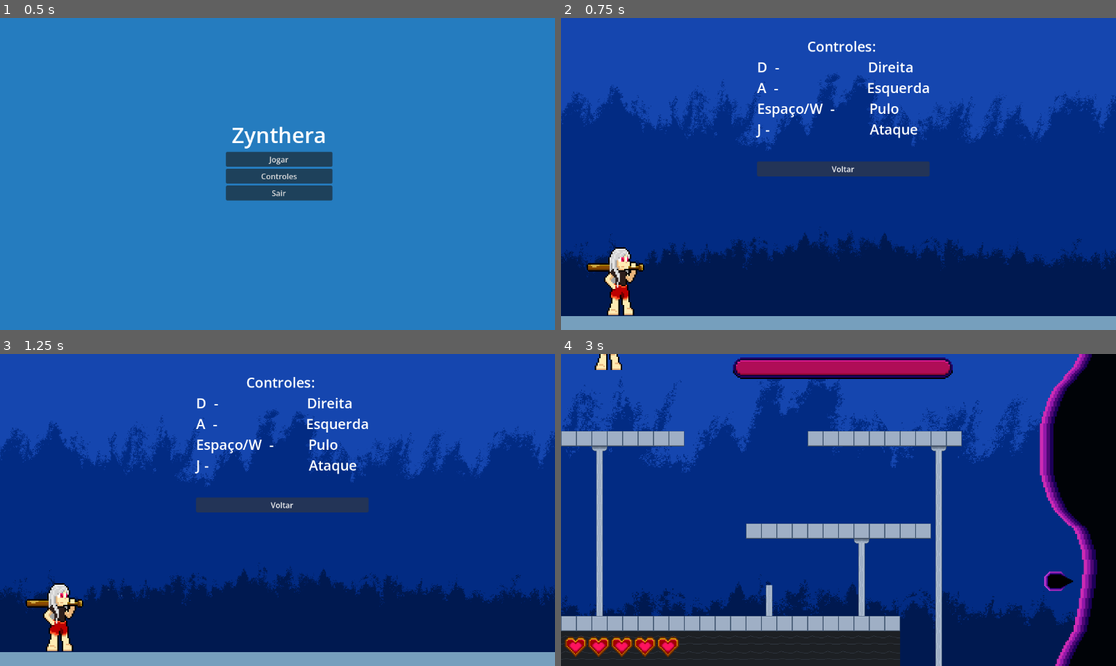
Above: before the commit, frames 1-4 (two rows, left to right).
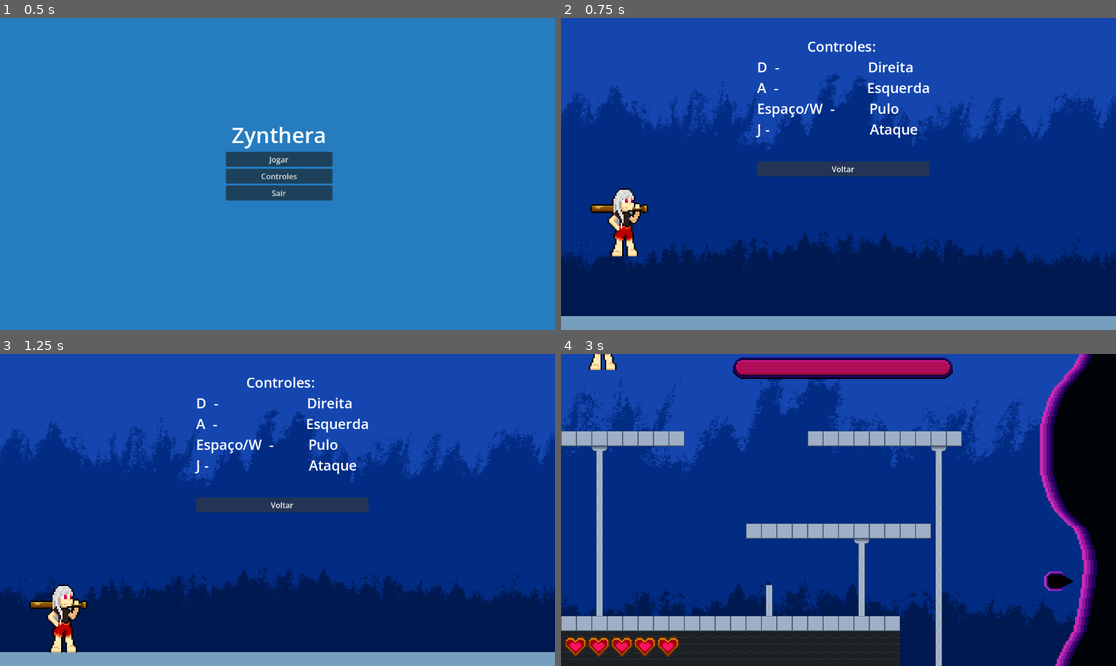
Above: after the commit, the same moments.

Repository: maribrincadeirinhas-max/Zynthera
Game: Godot game, scene res://cenas/menu.tscn
Same seed, same stepped clock (60 frames per second), same inputs: the game is played once before the commit and once after it.
Inputs (mouse positions are in pixels of both pictures, inside the frame that each line leads up to):
- Up to frame 1 (0.5 s): no input
- Up to frame 2 (0.75 s): click "Controles" at 0.5 s
- Up to frame 3 (1.25 s): no input
- Up to frame 4 (3 s): click "Voltar" at 1.25 s; click "Jogar" at 2 s; tap Enter (ui_accept) at 2.75 s; move the mouse to (960, 494) at 2.77 s; hold D (direita) from 2.78 s (still down); tap J (ataque_jogador) at 2.85 s

Frame 1 is identical in both runs. In frame 2, 2.0% of the frame differs, in the area x 4-16%, y 54-96%; in frame 3, 1.0%; in frame 4, 0.2%.

Commit message:
Atualizações
Som do taco, som nos botões e pequena mudança nos sprites do personagem

Diff:
--- a/cenas/controles.tscn
+++ b/cenas/controles.tscn
@@ -3,6 +3,7 @@
 [ext_resource type="Script" uid="uid://bltsesxmlk4u1" path="res://scripts/voltar.gd" id="1_jnpgl"]
 [ext_resource type="Texture2D" uid="uid://cwp3jdtpy8peu" path="res://pixelArt/ceu2.png" id="2_12apv"]
 [ext_resource type="PackedScene" uid="uid://cq3t26jjck4m" path="res://cenas/personagem.tscn" id="3_dgicp"]
+[ext_resource type="AudioStream" uid="uid://durmw3h4p42yk" path="res://sons/click_de_botao.mp3" id="4_dgicp"]
 
 [sub_resource type="RectangleShape2D" id="RectangleShape2D_ktflw"]
 size = Vector2(1193, 60)
@@ -56,7 +57,7 @@
 [node name="StaticBody2D" type="StaticBody2D" parent="." unique_id=2128020258]
 
 [node name="Collision" type="CollisionShape2D" parent="StaticBody2D" unique_id=692164905]
-position = Vector2(590, 647)
+position = Vector2(592, 650)
 shape = SubResource("RectangleShape2D_ktflw")
 
 [node name="Collisionparede" type="CollisionShape2D" parent="StaticBody2D" unique_id=254855352]
@@ -72,6 +73,10 @@
 shape = SubResource("RectangleShape2D_ktflw")
 
 [node name="jogador" parent="." unique_id=494420206 instance=ExtResource("3_dgicp")]
-position = Vector2(150, 537)
+position = Vector2(158, 405)
+
+[node name="AudioStreamPlayer2D" type="AudioStreamPlayer2D" parent="." unique_id=1387965650]
+stream = ExtResource("4_dgicp")
 
 [connection signal="button_down" from="VBoxContainer/voltar_btn" to="." method="_on_voltar_btn_button_down"]
+[connection signal="mouse_entered" from="VBoxContainer/voltar_btn" to="." method="_on_voltar_btn_mouse_entered"]
--- a/cenas/menu.tscn
+++ b/cenas/menu.tscn
@@ -1,6 +1,7 @@
 [gd_scene format=3 uid="uid://dcqy05vt1roxf"]
 
 [ext_resource type="Script" uid="uid://ddcgggiy6incc" path="res://scripts/menu.gd" id="1_64url"]
+[ext_resource type="AudioStream" uid="uid://durmw3h4p42yk" path="res://sons/click_de_botao.mp3" id="2_nbnbt"]
 
 [sub_resource type="FontVariation" id="FontVariation_nbnbt"]
 
@@ -55,6 +56,12 @@
 layout_mode = 2
 text = "Sair"
 
+[node name="AudioStreamPlayer2D" type="AudioStreamPlayer2D" parent="." unique_id=1408923249]
+stream = ExtResource("2_nbnbt")
+
 [connection signal="button_down" from="VBoxContainer/play_btn" to="." method="_on_play_btn_button_down"]
+[connection signal="mouse_entered" from="VBoxContainer/play_btn" to="." method="_on_play_btn_mouse_entered"]
 [connection signal="button_down" from="VBoxContainer/controles_btn" to="." method="_on_controles_btn_button_down"]
+[connection signal="mouse_entered" from="VBoxContainer/controles_btn" to="." method="_on_controles_btn_mouse_entered"]
 [connection signal="button_down" from="VBoxContainer/exit_btn" to="." method="_on_exit_btn_button_down"]
+[connection signal="mouse_entered" from="VBoxContainer/exit_btn" to="." method="_on_exit_btn_mouse_entered"]
--- a/cenas/personagem.tscn
+++ b/cenas/personagem.tscn
@@ -3,27 +3,29 @@
 [ext_resource type="Script" uid="uid://dp5jxm45isvjy" path="res://scripts/personagem.gd" id="1_c6r7t"]
 [ext_resource type="Texture2D" uid="uid://c77sf8m23odr7" path="res://pixelArt/jogador/personagemP1.png" id="1_tyg5f"]
 [ext_resource type="Texture2D" uid="uid://bfx8e04c2itlw" path="res://pixelArt/jogador/personagemP2.png" id="2_c6r7t"]
-[ext_resource type="Texture2D" uid="uid://des4wgmaml30v" path="res://pixelArt/jogador/personagem_ataqueP6.png" id="2_rbten"]
+[ext_resource type="Texture2D" uid="uid://bpxdy5chxrgit" path="res://pixelArt/jogador/personagemP6.png" id="2_g4ww8"]
 [ext_resource type="Texture2D" uid="uid://bxecot70svl22" path="res://pixelArt/jogador/personagemP3.png" id="3_d05dr"]
-[ext_resource type="Texture2D" uid="uid://d2rvy6bpbe06p" path="res://pixelArt/jogador/personagem_ataqueP7.png" id="3_p2ucq"]
+[ext_resource type="Texture2D" uid="uid://bobx16aclj4se" path="res://pixelArt/jogador/personagemP7.png" id="3_tyx55"]
 [ext_resource type="Texture2D" uid="uid://bej117r11k7k6" path="res://pixelArt/jogador/personagemP5.png" id="4_foddy"]
-[ext_resource type="Texture2D" uid="uid://cu0dvbo2808ya" path="res://pixelArt/jogador/personagem_ataqueP8.png" id="4_g4ww8"]
-[ext_resource type="Texture2D" uid="uid://d0s78wp5pwm7r" path="res://pixelArt/jogador/personagem_ataqueP9.png" id="5_tyx55"]
+[ext_resource type="Texture2D" uid="uid://0wh5vqeghnkt" path="res://pixelArt/jogador/personagemP8.png" id="4_n4dvy"]
+[ext_resource type="Texture2D" uid="uid://mmbyoasx4c6r" path="res://pixelArt/jogador/personagemP9.png" id="5_souwo"]
+[ext_resource type="AudioStream" uid="uid://1wy7s47gqvod" path="res://sons/sfx_sounds_falling1.wav" id="10_p2ucq"]
+[ext_resource type="AudioStream" uid="uid://diq7pegf8mkp" path="res://sons/videoplayback.mp3" id="11_g4ww8"]
 
 [sub_resource type="SpriteFrames" id="SpriteFrames_3o8vf"]
 animations = [{
 "frames": [{
 "duration": 0.5,
-"texture": ExtResource("2_rbten")
+"texture": ExtResource("2_g4ww8")
 }, {
 "duration": 1.0,
-"texture": ExtResource("3_p2ucq")
+"texture": ExtResource("3_tyx55")
 }, {
 "duration": 1.0,
-"texture": ExtResource("4_g4ww8")
+"texture": ExtResource("4_n4dvy")
 }, {
 "duration": 3.0,
-"texture": ExtResource("5_tyx55")
+"texture": ExtResource("5_souwo")
 }],
 "loop": false,
 "name": &"ataque",
@@ -64,8 +66,8 @@
 height = 47.333332
 
 [sub_resource type="CapsuleShape2D" id="CapsuleShape2D_g4ww8"]
-radius = 18.907883
-height = 52.04888
+radius = 17.216522
+height = 47.284622
 
 [node name="jogador" type="CharacterBody2D" unique_id=494420206]
 position = Vector2(81, 88)
@@ -94,9 +96,19 @@
 [node name="rebater" type="Area2D" parent="." unique_id=1740296873]
 
 [node name="CollisionShape" type="CollisionShape2D" parent="rebater" unique_id=53597110]
-position = Vector2(1.6666665, 1.333334)
+position = Vector2(0.99999976, 0.33333397)
 rotation = 0.8487239
 shape = SubResource("CapsuleShape2D_g4ww8")
 
+[node name="Sons" type="Node" parent="." unique_id=2083271710]
+
+[node name="rebate" type="AudioStreamPlayer2D" parent="Sons" unique_id=1874708174]
+position = Vector2(81, 88)
+scale = Vector2(3, 3)
+stream = ExtResource("10_p2ucq")
+
+[node name="somDoTaco" type="AudioStreamPlayer2D" parent="Sons" unique_id=147720356]
+stream = ExtResource("11_g4ww8")
+
 [connection signal="area_entered" from="corpo" to="." method="_on_area_2d_area_entered"]
 [connection signal="area_entered" from="rebater" to="." method="_on_rebater_area_entered"]
--- a/cenas/tela_derrota.tscn
+++ b/cenas/tela_derrota.tscn
@@ -1,6 +1,7 @@
 [gd_scene format=3 uid="uid://clq0wlxuihvij"]
 
 [ext_resource type="Script" uid="uid://dtphlkek2pgqp" path="res://scripts/tela_derrota.gd" id="1_iikij"]
+[ext_resource type="AudioStream" uid="uid://durmw3h4p42yk" path="res://sons/click_de_botao.mp3" id="2_agjt5"]
 
 [node name="Control" type="Control" unique_id=715167197]
 layout_mode = 3
@@ -33,4 +34,8 @@
 layout_mode = 2
 text = "Voltar ao menu principal"
 
+[node name="AudioStreamPlayer2D" type="AudioStreamPlayer2D" parent="." unique_id=1179204331]
+stream = ExtResource("2_agjt5")
+
 [connection signal="button_down" from="VBoxContainer/menu_btn" to="." method="_on_menu_btn_button_down"]
+[connection signal="mouse_entered" from="VBoxContainer/menu_btn" to="." method="_on_menu_btn_mouse_entered"]
--- a/cenas/tela_vitoria.tscn
+++ b/cenas/tela_vitoria.tscn
@@ -1,6 +1,7 @@
 [gd_scene format=3 uid="uid://dxlq7gi5ohoth"]
 
 [ext_resource type="Script" uid="uid://cngqlga858x8i" path="res://scripts/tela_vitoria.gd" id="1_hrlbq"]
+[ext_resource type="AudioStream" uid="uid://durmw3h4p42yk" path="res://sons/click_de_botao.mp3" id="2_hft8k"]
 
 [node name="Control" type="Control" unique_id=1915974471]
 layout_mode = 3
@@ -43,4 +44,9 @@
 layout_mode = 2
 text = "Voltar ao menu principal"
 
+[node name="AudioStreamPlayer2D" type="AudioStreamPlayer2D" parent="." unique_id=699075930]
+stream = ExtResource("2_hft8k")
+
+[connection signal="mouse_entered" from="VBoxContainer/prox_fase_btn" to="." method="_on_prox_fase_btn_mouse_entered"]
 [connection signal="button_down" from="VBoxContainer/menu_btn" to="." method="_on_menu_btn_button_down"]
+[connection signal="mouse_entered" from="VBoxContainer/menu_btn" to="." method="_on_menu_btn_mouse_entered"]
--- a/scripts/inimigo_geleia.gd
+++ b/scripts/inimigo_geleia.gd
@@ -1,8 +1,6 @@
 extends CharacterBody2D
 
-
 @export var tempo_entre_tiros := 1.5
-
 var projetil_geleia = preload("res://cenas/projetil_geleia.tscn")
 @onready var spawn_point = $Marker2D
 @onready var spawn_point2 = $Marker2D2
@@ -27,8 +25,6 @@
 	projetil.name = "inimigo_projetil"
 	projetil.initialize(ponto.global_position, Vector2.LEFT)
 
-
-
 func _on_area_2d_area_entered(area: Area2D) -> void:
 	if (area.name.begins_with("projetil_rebatido")):
 		Sistemajogo.recDano_boss_fase1(1)
--- a/scripts/menu.gd
+++ b/scripts/menu.gd
@@ -1,4 +1,6 @@
 extends Control
+
+@onready var somBtn : AudioStreamPlayer2D = $AudioStreamPlayer2D
 
 func _on_play_btn_button_down() -> void:
 	get_tree().change_scene_to_file("res://cenas/fase1.tscn")
@@ -7,6 +9,17 @@
 func _on_exit_btn_button_down() -> void:
 	get_tree().quit()
 
-
 func _on_controles_btn_button_down() -> void:
 	get_tree().change_scene_to_file("res://cenas/controles.tscn")
+
+func _on_play_btn_mouse_entered() -> void:
+	som_de_click()
+
+func _on_controles_btn_mouse_entered() -> void:
+	som_de_click()
+
+func _on_exit_btn_mouse_entered() -> void:
+	som_de_click()
+
+func som_de_click():
+	somBtn.play()
--- a/scripts/personagem.gd
+++ b/scripts/personagem.gd
@@ -6,6 +6,8 @@
 @onready var zona_morte = $"../Area2D"
 @onready var fase1 = $".."
 var atacando = false
+@onready var somRebater : AudioStreamPlayer2D = $Sons/rebate
+@onready var somDoTaco : AudioStreamPlayer2D = $Sons/somDoTaco
 
 func _physics_process(delta: float) -> void:
 
@@ -33,6 +35,7 @@
 
 	if Input.is_action_just_pressed("ataque_jogador"):
 		ataque()
+		som_Do_Taco()
 		velocity.x = move_toward(velocity.x, 0, SPEED)
 		rebater_projeteis()
 
@@ -49,6 +52,7 @@
 
 	for area in areas:
 		if area.has_method("rebater"):
+			som_de_rebater()
 			area.rebater(Vector2.RIGHT)
 
 func _on_area_2_dzona_body_entered(body: Node2D) -> void:
@@ -59,3 +63,9 @@
 func _on_area_2d_area_entered(area: Area2D) -> void:
 	if (area.name.begins_with("inimigo_projetil")):
 			Sistemajogo.receber_dano(1)
+
+func som_de_rebater():
+	somRebater.play()
+
+func som_Do_Taco():
+	somDoTaco.play()
--- a/scripts/projetil_geleia.gd
+++ b/scripts/projetil_geleia.gd
@@ -2,7 +2,6 @@
 
 var velocidade = 300
 var direction = Vector2.LEFT
-
 
 func _process(delta: float) -> void:
 	position += direction * velocidade * delta
--- a/scripts/tela_derrota.gd
+++ b/scripts/tela_derrota.gd
@@ -1,4 +1,9 @@
 extends Control
+
+@onready var somBtn : AudioStreamPlayer2D = $AudioStreamPlayer2D
 
 func _on_menu_btn_button_down() -> void:
 	get_tree().change_scene_to_file("res://cenas/menu.tscn")
+
+func _on_menu_btn_mouse_entered() -> void:
+	somBtn.play()
--- a/scripts/tela_vitoria.gd
+++ b/scripts/tela_vitoria.gd
@@ -1,4 +1,12 @@
 extends Control
+
+@onready var somBtn : AudioStreamPlayer2D = $AudioStreamPlayer2D
 
 func _on_menu_btn_button_down() -> void:
 	get_tree().change_scene_to_file("res://cenas/menu.tscn")
+
+func _on_menu_btn_mouse_entered() -> void:
+	somBtn.play()
+
+func _on_prox_fase_btn_mouse_entered() -> void:
+	somBtn.play()
--- a/scripts/voltar.gd
+++ b/scripts/voltar.gd
@@ -1,5 +1,9 @@
 extends Control
 
+@onready var somBtn : AudioStreamPlayer2D = $AudioStreamPlayer2D
 
 func _on_voltar_btn_button_down() -> void:
 	get_tree().change_scene_to_file("res://cenas/menu.tscn")
+
+func _on_voltar_btn_mouse_entered() -> void:
+	somBtn.play()
Binary file added: pixelArt/jogador/personagemP6.png
Not shown, changed: pixelArt/jogador/personagemP6.png.import
Binary file added: pixelArt/jogador/personagemP7.png
Not shown, changed: pixelArt/jogador/personagemP7.png.import
Binary file added: pixelArt/jogador/personagemP8.png
Not shown, changed: pixelArt/jogador/personagemP8.png.import
Binary file added: pixelArt/jogador/personagemP9.png
Not shown, changed: pixelArt/jogador/personagemP9.png.import
Binary file removed: pixelArt/jogador/personagem_ataqueP6.png
Binary file removed: pixelArt/jogador/personagem_ataqueP7.png
Binary file removed: pixelArt/jogador/personagem_ataqueP8.png
Binary file removed: pixelArt/jogador/personagem_ataqueP9.png
(and 6 more such lines)
